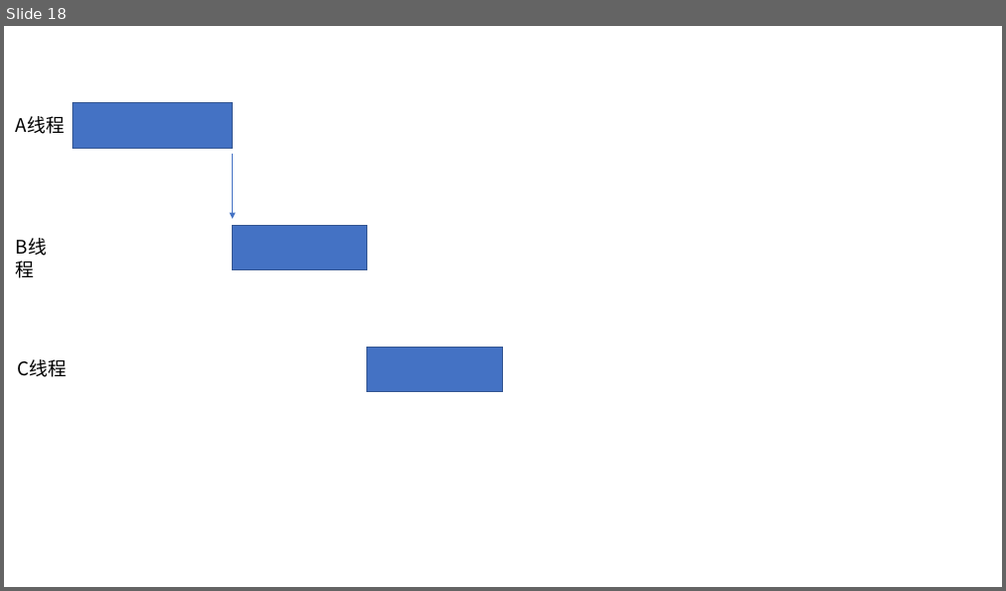
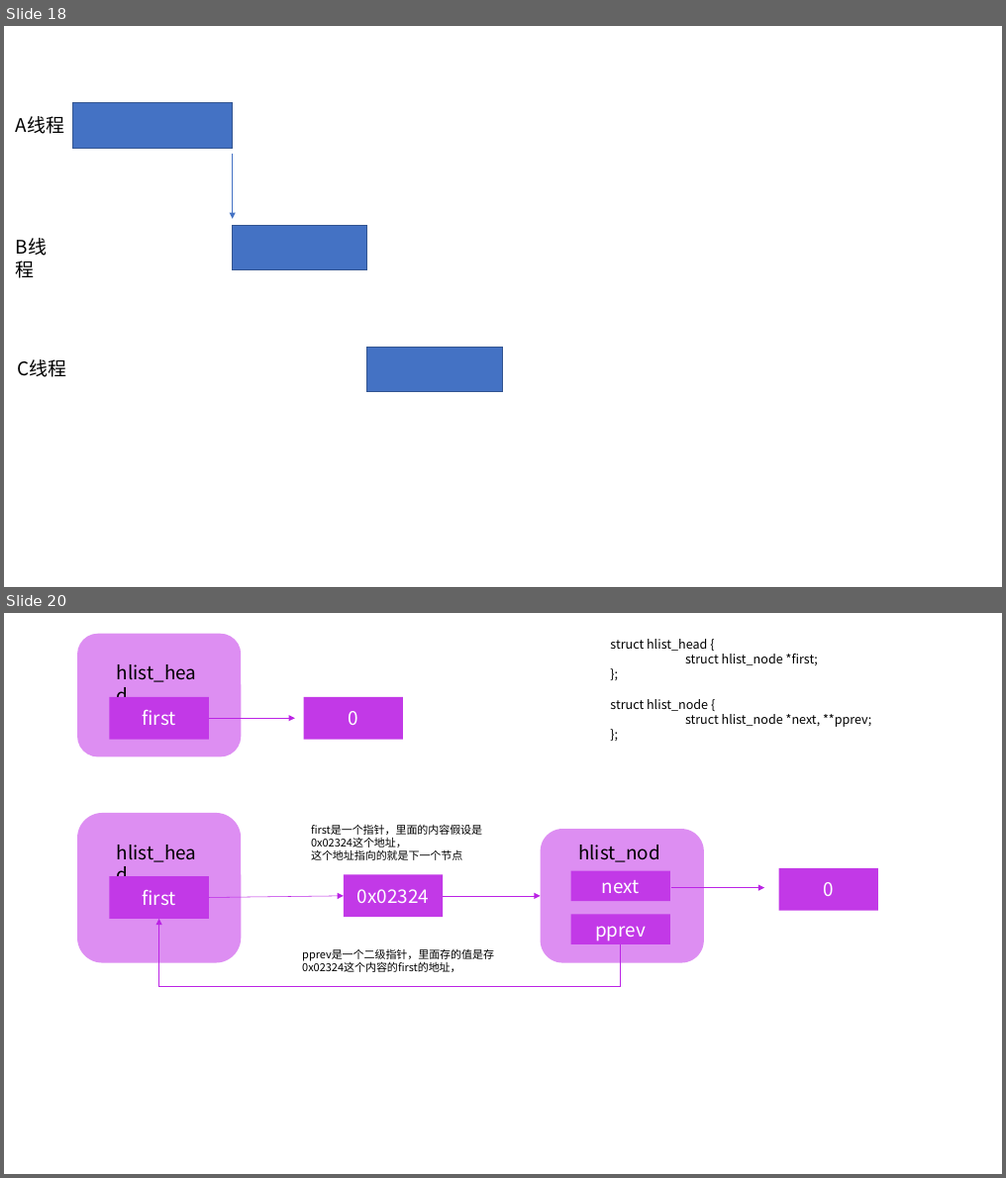
Before and after one commit to lihaoAd/Note, a slide deck: android/binder/binder.pptx. Shown one above the other, each under a label of ours: slide 18 before the commit, slides 18 and 20 after it; the slides between them are not shown. The pictures are 1006x591 and 1006x1178 pixels, drawn with LibreOffice and Linux fonts; fonts in the diff are those of the drawing. Boxes give left, top, right and bottom in pixels: in the first picture for what was removed or moved away, otherwise in the second. Text is boxed around its words. In the diff, an @@ line names an element or a change of style, - is before the commit and + after.

```diff
--- a/android/binder/binder.pptx
+++ b/android/binder/binder.pptx
@@ slide 20 added at bbox=[4, 613, 1002, 1174], background #FFFFFF @@
@@ rounded rectangle added at bbox=[77, 633, 242, 757], fill #DD8EF2 @@
@@ text added at bbox=[610, 639, 871, 727], 12 pt, text #000000 @@
+struct hlist_head {
+struct hlist_node *first;
+};
+struct hlist_node {
+struct hlist_node *next, **pprev;
+};
@@ text added at bbox=[117, 664, 196, 682], 18 pt, text #000000 @@
+hlist_head
@@ rectangle added at bbox=[110, 697, 209, 740], fill #C239E7, 18 pt, text #FFFFFF @@
+first
@@ rectangle added at bbox=[303, 697, 403, 740], fill #C239E7, 18 pt, text #FFFFFF @@
+0
@@ arrow added from (209, 719) to (295, 719), #BB23E5 0.5 pt @@
@@ rounded rectangle added at bbox=[77, 813, 242, 963], fill #DD8EF2 @@
@@ text added at bbox=[117, 845, 196, 862], 18 pt, text #000000 @@
+hlist_head
@@ text added at bbox=[311, 824, 482, 861], 10.5 pt, text #000000 @@
+first是一个指针，里面的内容假设是0x02324这个地址，
+这个地址指向的就是下一个节点
@@ rectangle added at bbox=[110, 876, 209, 919], fill #C239E7, 18 pt, text #FFFFFF @@
+first
@@ rectangle added at bbox=[344, 875, 444, 918], fill #C239E7, 18 pt, text #FFFFFF @@
+0x02324
@@ rectangle added at bbox=[779, 868, 878, 911], fill #C239E7, 18 pt, text #FFFFFF @@
+0
@@ arrow added from (209, 897) to (344, 896), #BB23E5 0.5 pt @@
@@ arrow added from (443, 896) to (540, 896), #BB23E5 0.5 pt @@
@@ arrow added from (671, 888) to (764, 888), #BB23E5 0.5 pt @@
@@ elbow arrow added from (621, 945) to (159, 919), #BB23E5 0.5 pt @@
@@ group added at bbox=[540, 699, 708, 963]: 2 rectangles, 1 rounded rectangle, 1 text @@
+hlist_node
+next
+pprev
@@ text added at bbox=[302, 950, 494, 972], 10.5 pt, text #000000 @@
+pprev是一个二级指针，里面存的值是存0x02324这个内容的first的地址，
```
Also in this commit, not shown: 2 other slides added, 9 other files.
